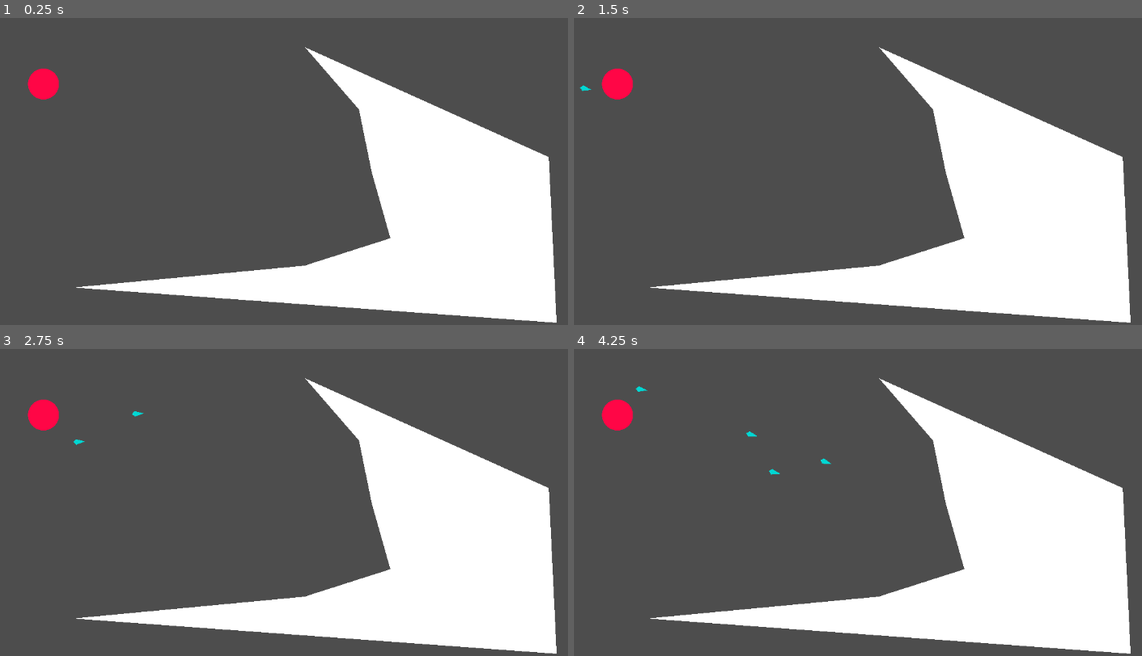
Above: before the commit, frames 1-4 (two rows, left to right).
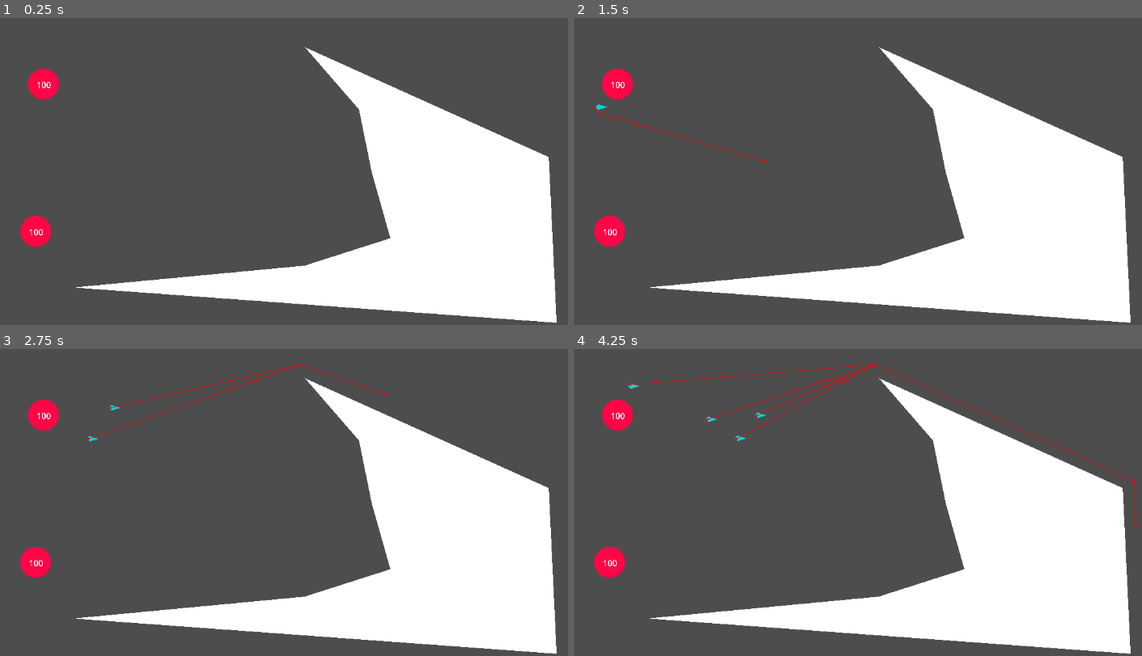
Above: after the commit, the same moments.

Repository: immortalbean/cluster
Game: Godot game, scene res://Scenes/game.tscn
Same seed, same stepped clock (60 frames per second), same inputs: the game is played once before the commit and once after it.
Inputs (mouse positions are in pixels of both pictures, inside the frame that each line leads up to):
- Up to frame 1 (0.25 s): no input
- Up to frame 2 (1.5 s): tap Enter at 0.5 s; move the mouse to (1039, 125) at 0.52 s; press the mouse at (1039, 125) at 0.53 s; move the mouse to (767, 162) at 1.27 s; release the mouse at (767, 162) at 1.28 s; click (767, 162) at 1.35 s
- Up to frame 3 (2.75 s): tap Space at 2 s; move the mouse to (386, 395) at 2.02 s; press the mouse at (386, 395) at 2.03 s
- Up to frame 4 (4.25 s): move the mouse to (863, 548) at 2.77 s; release the mouse at (863, 548) at 2.78 s; click (863, 548) at 2.85 s; move the mouse to (1090, 530) at 3.52 s; press the mouse at (1090, 530) at 3.53 s

The runs differ from the first frame. In frame 1, 0.5% of the frame differs, in the area x 3-9%, y 20-75%; in frame 2, 0.6%; in frame 3, 0.9%; in frame 4, 1.2%, in the area x 3-100%, y 4-75%.

Commit message:
Fix  false spawn coordiantes and implement NavRegion

Diff:
--- a/Scenes/game.tscn
+++ b/Scenes/game.tscn
@@ -1,20 +1,35 @@
-[gd_scene load_steps=3 format=3 uid="uid://dm1hy1y8pjhjm"]
+[gd_scene load_steps=4 format=3 uid="uid://dm1hy1y8pjhjm"]
 
 [ext_resource type="PackedScene" uid="uid://cmiufjd3keqqk" path="res://Scenes/hub.tscn" id="1_3k2fe"]
 [ext_resource type="Script" path="res://Scripts/polygon.gd" id="2_n0xmd"]
 
+[sub_resource type="NavigationPolygon" id="NavigationPolygon_mdv7l"]
+vertices = PackedVector2Array(-414.289, 91, 104.547, -9.28125, 132.5, 89.8438, -0.046875, 132.289, -428.188, 172.82, -422.43, 121.352, 562.367, -399.203, 538.641, 364.039, 474.219, 275.617, 458.578, -55.1562, -444.648, 143.57, -408.43, -141.648, -400.289, -172, -20.6406, -237.07, 82.4375, -117.883, -422.43, 60.6484, -563.023, 310.93, -427.797, 209.602, -564, -325.688, -578.312, -410.75, -1.42188, -262.844, -430.648, -224.57, -461, -232.711, -430.648, -119.43, -444.648, 38.4297, -461, -111.289, -475, 30.2891, -408.43, -202.352, -491.352, -119.43, -505.352, 38.4297, -475, 151.711, -505.352, 143.57, -527.57, 121.352, -491.352, -224.57, -513.57, -202.352, -513.57, -141.648, -527.57, 60.6484, -521.711, -172, -535.711, 91)
+polygons = Array[PackedInt32Array]([PackedInt32Array(0, 1, 2, 3, 4, 5), PackedInt32Array(6, 7, 8, 9), PackedInt32Array(10, 5, 4), PackedInt32Array(11, 12, 13, 14, 1, 0, 15), PackedInt32Array(8, 7, 16, 17), PackedInt32Array(18, 19, 6, 20), PackedInt32Array(6, 9, 20), PackedInt32Array(18, 20, 13, 21, 22), PackedInt32Array(23, 11, 15, 24), PackedInt32Array(25, 23, 24, 26), PackedInt32Array(13, 12, 27), PackedInt32Array(28, 25, 26, 29), PackedInt32Array(30, 10, 4, 17, 16), PackedInt32Array(31, 30, 16), PackedInt32Array(32, 31, 16), PackedInt32Array(13, 27, 21), PackedInt32Array(18, 22, 33), PackedInt32Array(18, 33, 34), PackedInt32Array(35, 28, 29, 36), PackedInt32Array(18, 34, 37), PackedInt32Array(16, 18, 37, 35, 38), PackedInt32Array(38, 32, 16), PackedInt32Array(38, 35, 36)])
+outlines = Array[PackedVector2Array]([PackedVector2Array(-584, -324, -583, 330, 558, 385, 583, -419, -602, -431)])
+agent_radius = 20.0
+
 [node name="Game" type="Node2D"]
 
-[node name="Camera2D" type="Camera2D" parent="."]
+[node name="NavigationRegion2D" type="NavigationRegion2D" parent="."]
+position = Vector2(-33, 66)
+navigation_polygon = SubResource("NavigationPolygon_mdv7l")
+use_edge_connections = false
 
-[node name="Hub" parent="." instance=ExtResource("1_3k2fe")]
-position = Vector2(-494, -106)
+[node name="Hub" parent="NavigationRegion2D" instance=ExtResource("1_3k2fe")]
+position = Vector2(-461, -172)
 
-[node name="StaticBody2D" type="StaticBody2D" parent="."]
+[node name="Hub2" parent="NavigationRegion2D" instance=ExtResource("1_3k2fe")]
+position = Vector2(-475, 91)
+hub_individual_limit = 0
+
+[node name="StaticBody2D" type="StaticBody2D" parent="NavigationRegion2D"]
+position = Vector2(-36.8222, 1.0289)
 script = ExtResource("2_n0xmd")
 
-[node name="Polygon2D" type="Polygon2D" parent="StaticBody2D"]
-position = Vector2(-69.8222, 67.0289)
+[node name="Polygon2D" type="Polygon2D" parent="NavigationRegion2D/StaticBody2D"]
 polygon = PackedVector2Array(160.822, -15.0289, 137.822, -128.029, 41.8222, -239.029, 476, -43, 490, 253, -371.178, 189.971, 40.8222, 150.971, 193.822, 101.971)
 
-[node name="CollisionPolygon2D" type="CollisionPolygon2D" parent="StaticBody2D"]
+[node name="CollisionPolygon2D" type="CollisionPolygon2D" parent="NavigationRegion2D/StaticBody2D"]
+
+[node name="Camera2D" type="Camera2D" parent="."]
--- a/Scenes/hub.tscn
+++ b/Scenes/hub.tscn
@@ -1,7 +1,10 @@
-[gd_scene load_steps=4 format=3 uid="uid://cmiufjd3keqqk"]
+[gd_scene load_steps=5 format=3 uid="uid://cmiufjd3keqqk"]
 
 [ext_resource type="Texture2D" uid="uid://dkurk8k518w7" path="res://Assets/solid_cicle.png" id="1_oju88"]
-[ext_resource type="Script" path="res://Scenes/hub.gd" id="2_1j8du"]
+[ext_resource type="Script" path="res://hub.gd" id="2_1j8du"]
+
+[sub_resource type="CircleShape2D" id="CircleShape2D_0kfj3"]
+radius = 700.0
 
 [sub_resource type="CircleShape2D" id="CircleShape2D_uoqhl"]
 radius = 400.0
@@ -10,6 +13,28 @@
 scale = Vector2(0.1, 0.1)
 texture = ExtResource("1_oju88")
 script = ExtResource("2_1j8du")
+hub_individual_limit = 100
+
+[node name="Label" type="Label" parent="."]
+anchors_preset = 8
+anchor_left = 0.5
+anchor_top = 0.5
+anchor_right = 0.5
+anchor_bottom = 0.5
+offset_left = -500.0
+offset_top = -360.0
+offset_right = -291.0
+offset_bottom = -223.0
+grow_horizontal = 2
+grow_vertical = 2
+theme_override_font_sizes/font_size = 150
+text = "uwu"
+
+[node name="Area2D" type="Area2D" parent="."]
+
+[node name="CollisionShape2D" type="CollisionShape2D" parent="Area2D"]
+shape = SubResource("CircleShape2D_0kfj3")
+debug_color = Color(0.833064, 0.00135074, 0.938608, 0.42)
 
 [node name="StaticBody2D" type="StaticBody2D" parent="."]
 
--- a/Scenes/individual.tscn
+++ b/Scenes/individual.tscn
@@ -11,5 +11,10 @@
 polygon = PackedVector2Array(24, 0, 8, 5, 3, 0, 8, -5)
 
 [node name="CollisionPolygon2D" type="CollisionPolygon2D" parent="."]
-scale = Vector2(1.5, 1.5)
 polygon = PackedVector2Array(-5, 0, 0, -5, 16, 0, 0, 5)
+
+[node name="NavigationAgent2D" type="NavigationAgent2D" parent="."]
+avoidance_enabled = true
+debug_enabled = true
+
+[connection signal="velocity_computed" from="NavigationAgent2D" to="." method="_on_navigation_agent_2d_velocity_computed"]
--- a/Scripts/individual.gd
+++ b/Scripts/individual.gd
@@ -1,8 +1,11 @@
 extends CharacterBody2D
 
-@export var speed = 150
+@onready var navigation_agent_2d: NavigationAgent2D = $NavigationAgent2D
+
+@export var speed := 150
 
 var target := position
+static var last_click_position = Vector2(0, 0)
 
 func _ready() -> void:
 	pass
@@ -10,21 +13,21 @@
 func _input(event):
 	# Use is_action_pressed to only accept single taps as input instead of mouse drags.
 	if event.is_action_pressed(&"click"):
-		target = get_global_mouse_position()
+		last_click_position = get_global_mouse_position()
 
 func _physics_process(delta):
 	move_to_click()
 
 #Moves the individual towards the location of the mouse click
 func move_to_click():
-	#Rotating smoothly
-	var movement_vector := target - global_position
-	var angle := movement_vector.angle()
-	var current_rotation := global_rotation
-	global_rotation = lerp_angle(current_rotation, angle, 0.04)
+	navigation_agent_2d.target_position = last_click_position
+	var current_individual_position := global_position
+	var next_path_position := navigation_agent_2d.get_next_path_position()
+	var new_velocity := current_individual_position.direction_to(next_path_position) * speed
 
-	#Gas!
-	velocity = transform.x * speed
+	navigation_agent_2d.set_velocity(new_velocity)
 
-	if position.distance_to(target) > 50:
-		move_and_slide()
+	move_and_slide()
+
+func _on_navigation_agent_2d_velocity_computed(safe_velocity: Vector2) -> void:
+	velocity = safe_velocity
--- a/Scripts/polygon.gd
+++ b/Scripts/polygon.gd
@@ -2,7 +2,6 @@
 
 @onready var polygon_2d: Polygon2D = $Polygon2D
 @onready var collision_polygon_2d: CollisionPolygon2D = $CollisionPolygon2D
-
 
 # Called when the node enters the scene tree for the first time.
 func _ready() -> void:
@@ -10,8 +9,6 @@
 	collision_polygon_2d.position = polygon_2d.position
 	collision_polygon_2d.rotation = polygon_2d.rotation
 
-
-
 # Called every frame. 'delta' is the elapsed time since the previous frame.
 func _process(delta: float) -> void:
 	pass
--- a/Scenes/hub.gd
+++ b/hub.gd
@@ -1,22 +1,32 @@
 extends Sprite2D
 
 @onready var game: Node2D = $".."
+@onready var label: Label = $Label
 
-@export var hub_limit := 10
+@export var hub_individual_limit := 10
+@export var health := 100
+@export var is_enemy := false
 
 const individual_scene: PackedScene = preload("res://Scenes/individual.tscn")
 var individuals: Array[Node2D]= []
 var spawn_points: Array[Marker2D] = []
+
+func _process(delta: float) -> void:
+	label.text = str(health)
+
 
 func _ready() -> void:
 	for i in get_children():
 		if i is Marker2D:
 			spawn_points.append(i)
 
+
 func _on_timer_timeout() -> void:
-	if individuals.size() < hub_limit:
+	if individuals.size() < hub_individual_limit:
 		var spawn_point := spawn_points[randi_range(0, spawn_points.size() - 1)]
 		var individual := individual_scene.instantiate()
 		individuals.append(individual)
-		individual.position = spawn_point.global_position
+
+		#Find the position of the spawn_point relative to the game center
+		individual.global_position = game.to_local(spawn_point.global_position)
 		game.add_child(individual)
